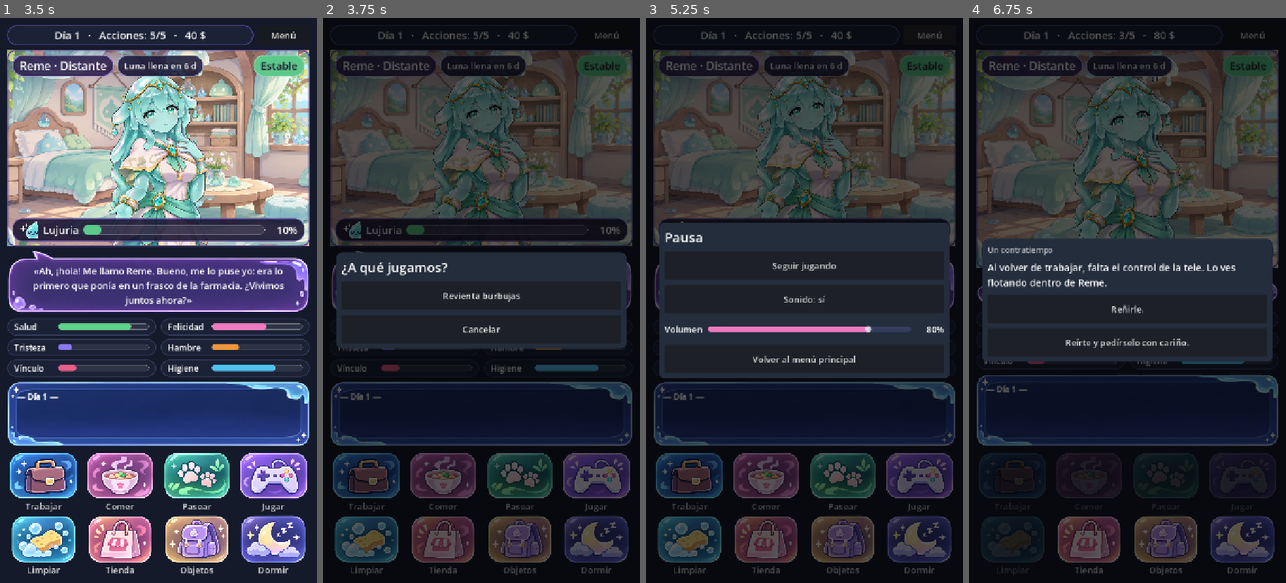
Above: before the commit, frames 1-4 (left to right).
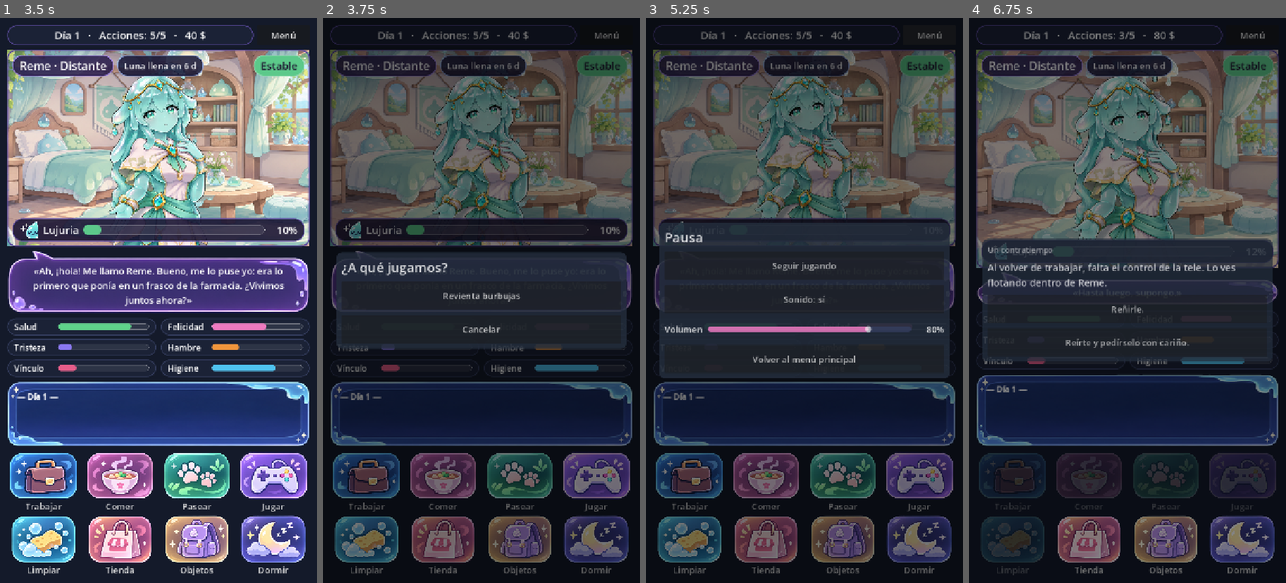
Above: after the commit, the same moments.

Repository: ZabrackStudio/monster-girl
Game: Godot game, scene res://scenes/menu.tscn
Two runs of this game, one before a commit and one after it. Both use one fixed random seed, a clock stepped at 60 frames per second and the inputs below.
Inputs (mouse positions are in pixels of both pictures, inside the frame that each line leads up to):
- Up to frame 1 (3.5 s): click (158, 300) at 0.5 s; click "Saltar" at 1.25 s; click "Saltar" at 2 s; click "Jugar" at 2.75 s
- Up to frame 2 (3.75 s): click "Jugar" at 3.5 s
- Up to frame 3 (5.25 s): click "Cancelar" at 4.25 s; click "Menú" at 5 s
- Up to frame 4 (6.75 s): click "Seguir jugando" at 5.75 s; click "Trabajar" at 6.5 s

Frame 1 is identical in both runs. In frame 2, 12% of the frame differs, in the area x 2-98%, y 2-97%; in frame 3, 11%; in frame 4, 35%, in the area x 2-98%, y 1-99%.

Commit message:
Las ventanas se muestran ya medidas, sin saltar de lugar
Co-Authored-By: Claude Opus 5.5 <noreply@anthropic.com>

Diff:
--- a/scripts/main.gd
+++ b/scripts/main.gd
@@ -55,6 +55,7 @@
 var last_poke := -1000
 var closing: Control
 var closing_frame := -1
+var held: Control         # ventana anterior, a la vista mientras se mide la nueva
 
 
 func _ready() -> void:
@@ -431,13 +432,24 @@
 # ================================================================ ventanas
 
 func _open_modal(title: String, dim := 0.65) -> VBoxContainer:
-	_close_modal()
+	# La ventana anterior sigue a la vista hasta que la nueva esté medida.
+	var just_closed: bool = closing_frame == Engine.get_process_frames() and is_instance_valid(closing)
+	if is_instance_valid(held):
+		if modal:
+			modal.queue_free()
+	elif modal:
+		held = modal
+	elif just_closed:
+		held = closing
+	modal = null
+	if not game.over:
+		music.play("lobby")
 	modal = ColorRect.new()
 	modal.color = Color(0, 0, 0, dim)
 	modal.set_anchors_preset(Control.PRESET_FULL_RECT)
 	modal.mouse_filter = Control.MOUSE_FILTER_STOP
+	modal.modulate.a = 0.0
 	add_child(modal)
-	_fade_in(modal)
 	var margin := MarginContainer.new()
 	margin.set_anchors_preset(Control.PRESET_FULL_RECT)
 	for side in ["left", "right"]:
@@ -460,20 +472,35 @@
 	scroll.add_child(v)
 	if title != "":
 		v.add_child(_label(title, 30))
-	_fit_scroll.call_deferred(scroll, v, scroll.custom_minimum_size.y)
+	_fit_scroll.call_deferred(modal, scroll, v, scroll.custom_minimum_size.y)
 	return v
 
 
-## La ventana se ajusta a su contenido, con el alto máximo de antes como tope.
-func _fit_scroll(scroll: ScrollContainer, v: Control, max_h: float) -> void:
+## La ventana se ajusta a su contenido, con el alto máximo como tope, y solo entonces se muestra.
+func _fit_scroll(window: Control, scroll: ScrollContainer, v: Control, max_h: float) -> void:
 	# Espera a que se distribuya: los textos con ajuste de línea se miden con su ancho real.
 	await get_tree().process_frame
 	await get_tree().process_frame
-	if is_instance_valid(scroll) and is_instance_valid(v):
-		scroll.custom_minimum_size.y = minf(v.get_combined_minimum_size().y, max_h)
+	if not is_instance_valid(window) or window != modal:
+		return
+	scroll.custom_minimum_size.y = minf(v.get_combined_minimum_size().y, max_h)
+	await get_tree().process_frame
+	if not is_instance_valid(window) or window != modal:
+		return
+	if is_instance_valid(held):
+		held.queue_free()
+		held = null
+		window.modulate.a = 1.0
+	elif transitions:
+		create_tween().tween_property(window, "modulate:a", 1.0, 0.18)
+	else:
+		window.modulate.a = 1.0
 
 
 func _close_modal() -> void:
+	if is_instance_valid(held):
+		_fade_out(held)
+		held = null
 	if modal:
 		var old := modal
 		modal = null
--- /dev/null
+++ b/tests/ventanas.gd
@@ -0,0 +1,64 @@
+## Comprueba cuadro por cuadro que las ventanas no saltan de lugar al aparecer.
+extends SceneTree
+
+var main
+var fails := 0
+
+
+func _init() -> void:
+	_run.call_deferred()
+
+
+## Sigue la ventana abierta durante unos cuadros mientras se ve en pantalla.
+func _watch(what: String) -> void:
+	var rects: Array[Rect2] = []
+	for i in 16:
+		await process_frame
+		if main.modal == null or main.modal.modulate.a <= 0.0:
+			continue
+		var panel: Control = main.modal.get_child(0).get_child(0).get_child(0)
+		var r: Rect2 = panel.get_global_rect()
+		if rects.is_empty() or rects[-1] != r:
+			rects.append(r)
+	var ok := rects.size() == 1
+	print("VENTANAS ", "ok   " if ok else "FALLA ", what, " ", rects)
+	if not ok:
+		fails += 1
+
+
+func _run() -> void:
+	DirAccess.remove_absolute(ProjectSettings.globalize_path("user://partida.json"))
+	main = load("res://scenes/main.tscn").instantiate()
+	root.add_child(main)
+	await create_timer(1.0).timeout
+	var g = main.game
+	main._show_talk(g.touch_line() if g.has_method("touch_line") else "Hola.")
+	await _watch("charla: pregunta")
+	var key: String = g.talk_key()
+	main._talk_reply(g.character["charla"]["ajuste"][key].keys()[0])
+	await _watch("charla: respuesta")
+	main._close_modal()
+	await create_timer(0.3).timeout
+	main._show_pause()
+	await _watch("pausa")
+	main._close_modal()
+	await create_timer(0.3).timeout
+	main._show_inventory()
+	await _watch("objetos")
+	main._show_minigame_select()
+	await _watch("objetos a minijuegos (reemplazo directo)")
+	main._close_modal()
+	main._show_inventory()
+	main._show_pause()              # dos ventanas seguidas antes de terminar de medir
+	await _watch("dos ventanas seguidas")
+	main._close_modal()
+	await create_timer(0.4).timeout
+	var left := 0
+	for c in main.get_children():
+		if c is ColorRect and c != main.bg and c.mouse_filter == Control.MOUSE_FILTER_STOP:
+			left += 1
+	print("VENTANAS ", "ok   " if left == 0 else "FALLA ", "no quedan ventanas abiertas: ", left)
+	if left != 0:
+		fails += 1
+	print("VENTANAS resultado: ", "todo ok" if fails == 0 else "%d fallas" % fails)
+	quit()
Not shown, added: tests/ventanas.gd.uid
Not shown, changed: docs/index.pck
